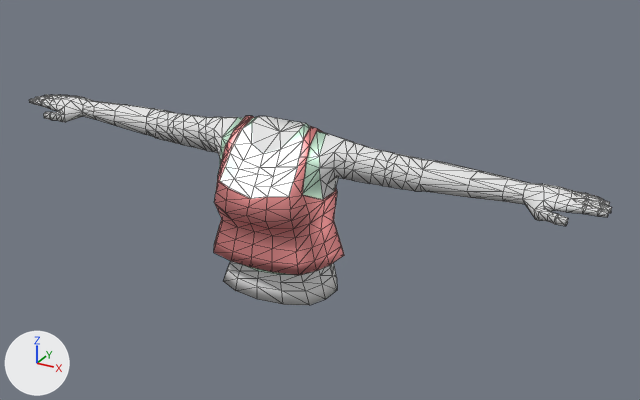
One commit to the glTF model assets/base-avatars/upper_body/F_uBody_PinkTshirt01/F_uBody_PinkTshirt01.glb: the scene before it, then after it.
Camera for both pictures: a 50 mm lens placed at (1.23, -2.002, 2.326), pointed at (0.106, 0.04, 1.305). Every picture has the same lights, and +X, +Y and +Z are marked at lower left. Mesh edges are drawn as thin lines. Where no turn or scale is listed for an object, it has been applied to the vertices.

The first picture shows 'F_uBody_PinkTshirt01'.
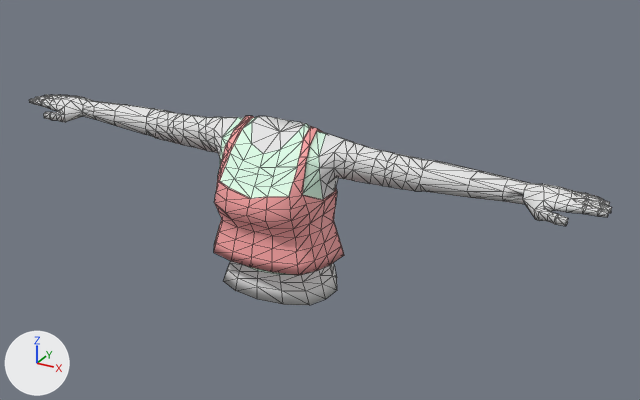
Patch to the scene script:
```diff
--- a/assets/base-avatars/upper_body/F_uBody_PinkTshirt01/F_uBody_PinkTshirt01.glb.py
+++ b/assets/base-avatars/upper_body/F_uBody_PinkTshirt01/F_uBody_PinkTshirt01.glb.py
@@ mat_color_pallete_mat @@
 mat_color_pallete_mat.texture = img_color_pallete_tx
-mat_color_pallete_mat.metallic = 1.0
 mat_color_pallete_mat.roughness = 0.553
```

Location of each change, (x1, y1, x2, y2) in pixels of the pictures (640 x 400 px):
'F_uBody_PinkTshirt01', surface changed: (214, 116, 526, 288) in both
